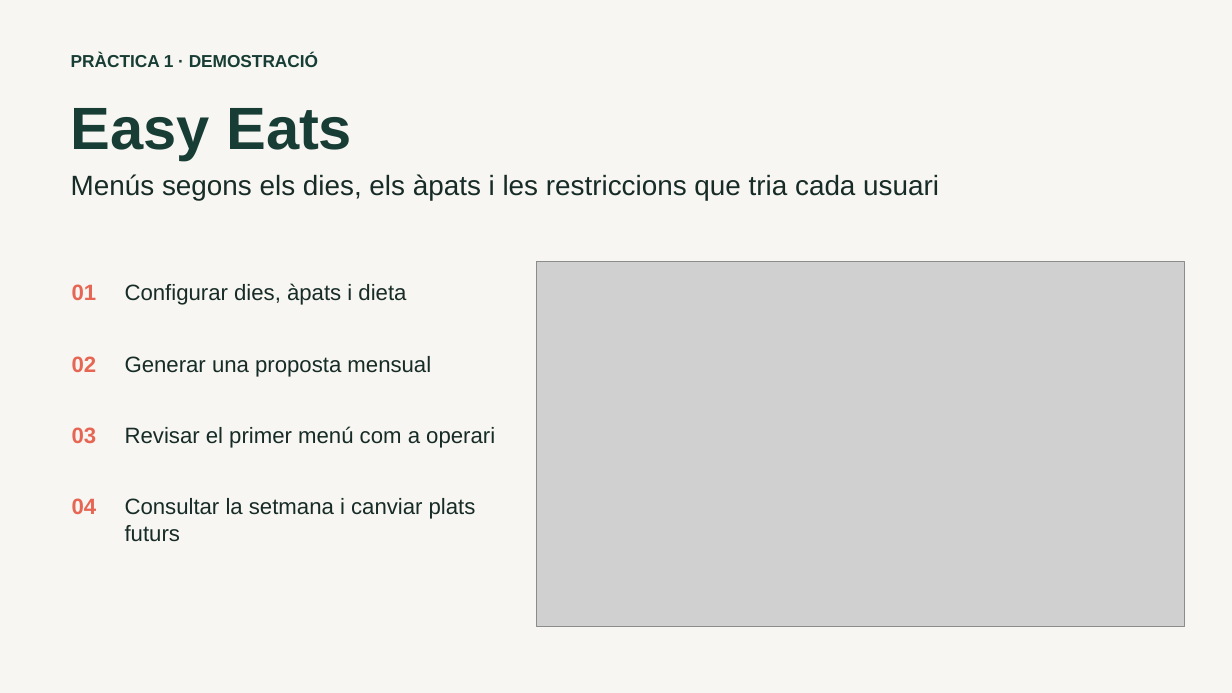
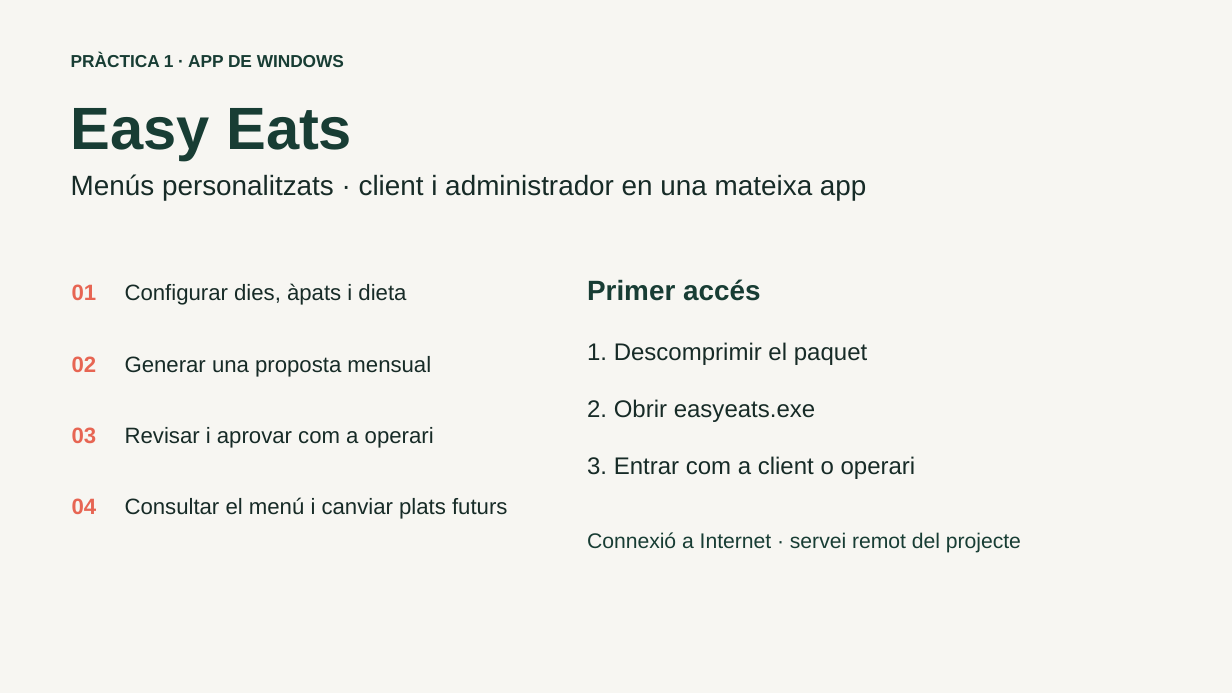
Before and after one commit to btQuiet/easy-eats, a slide deck: slide 1 of entrega_practica1/Soporte_demo_Easy_Eats.pptx. Drawn at 1232x693 pixels with LibreOffice and Linux fonts; fonts in the diff are those of the drawing; grey boxes stand for pictures. Boxes give left, top, right and bottom in pixels: in the first picture for what was removed or moved away, otherwise in the second. Text is boxed around its words. In the diff, an @@ line names an element or a change of style, - is before the commit and + after.

```diff
--- a/entrega_practica1/Soporte_demo_Easy_Eats.pptx
+++ b/entrega_practica1/Soporte_demo_Easy_Eats.pptx
@@ text at bbox=[71, 52, 344, 67]: text changed @@
-PRÀCTICA 1 · DEMOSTRACIÓ
+PRÀCTICA 1 · APP DE WINDOWS
@@ text at bbox=[71, 174, 866, 200]: text changed @@
-Menús segons els dies, els àpats i les restriccions que tria cada usuari
+Menús personalitzats · client i administrador en una mateixa app
@@ picture removed at bbox=[536, 262, 1185, 627] @@
@@ text added at bbox=[587, 279, 760, 301], 21.8 pt, text #183D34, bold @@
+Primer accés
@@ text added at bbox=[587, 342, 867, 365], 18.8 pt, text #172B27 @@
+1. Descomprimir el paquet
@@ text added at bbox=[587, 399, 815, 422], 18.8 pt, text #172B27 @@
+2. Obrir easyeats.exe
@@ text at bbox=[125, 427, 434, 448]: text changed @@
-Revisar el primer menú com a operari
+Revisar i aprovar com a operari
@@ text added at bbox=[587, 456, 916, 479], 18.8 pt, text #172B27 @@
+3. Entrar com a client o operari
@@ text at bbox=[125, 497, 507, 519]: text changed @@
-Consultar la setmana i canviar plats futurs
+Consultar el menú i canviar plats futurs
@@ text added at bbox=[587, 532, 1021, 553], 16.5 pt, text #183D34 @@
+Connexió a Internet · servei remot del projecte
```
Also in this commit, not shown: 1 other slide changed, 15 other files.
